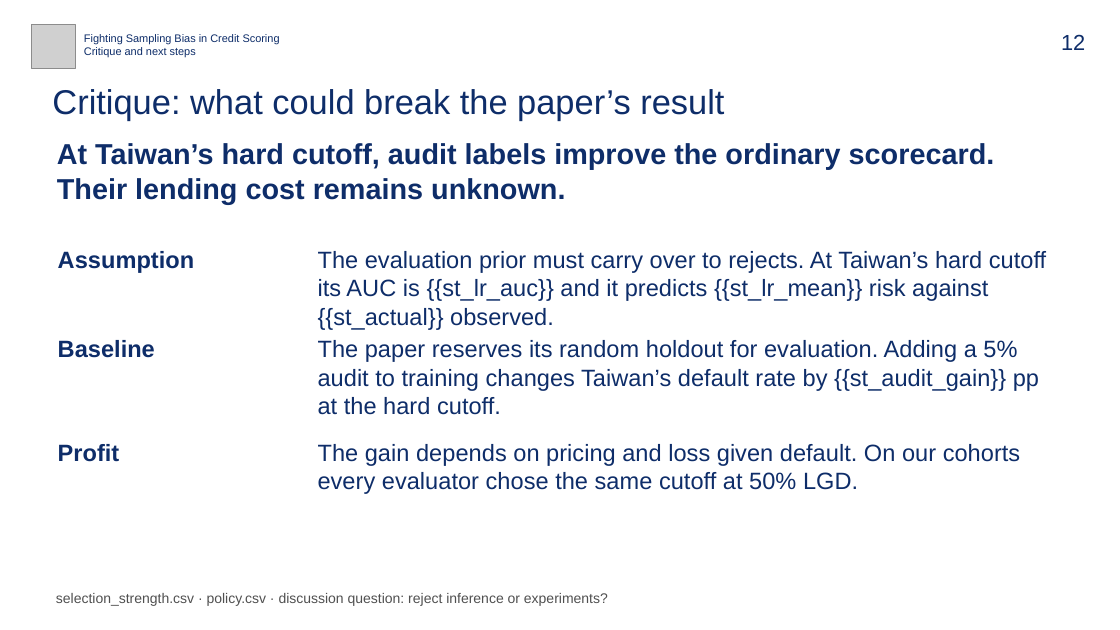
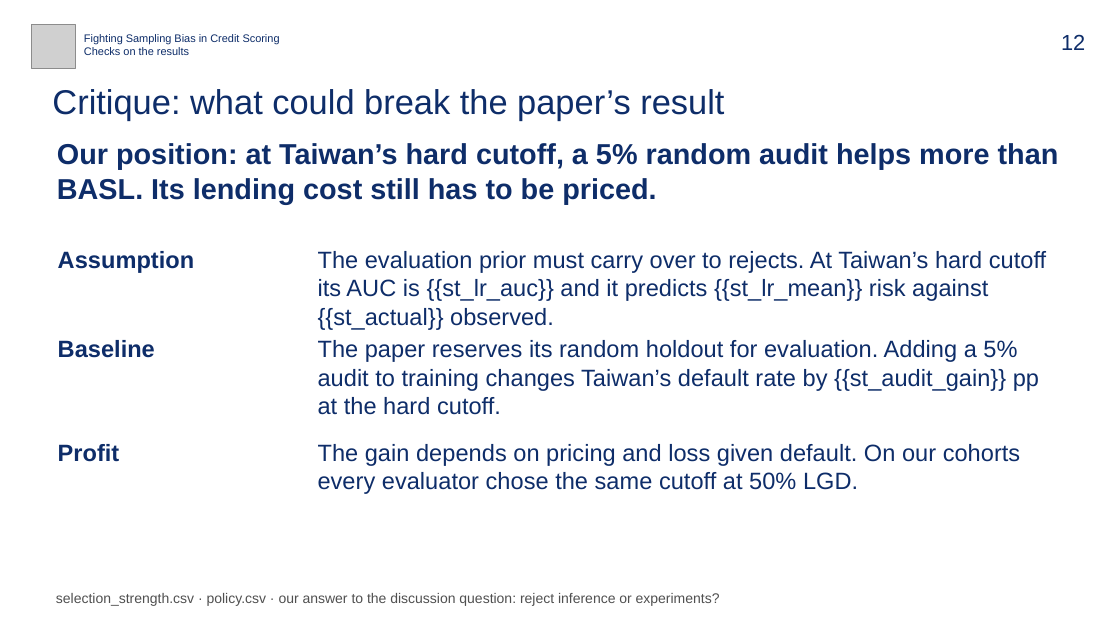
Before and after one commit to bigpurota/paper11, a slide deck: slide 12 of slides/talk-template.pptx. Drawn at 1120x630 pixels with LibreOffice and Linux fonts; fonts in the diff are those of the drawing; grey boxes stand for pictures. Boxes give left, top, right and bottom in pixels: in the first picture for what was removed or moved away, otherwise in the second. Text is boxed around its words. In the diff, an @@ line names an element or a change of style, - is before the commit and + after.

```diff
--- a/slides/talk-template.pptx
+++ b/slides/talk-template.pptx
@@ text at [84, 47, 189, 55]: text changed @@
-Critique and next steps
+Checks on the results
@@ text at [57, 143, 1059, 204]: text changed @@
-At Taiwan’s hard cutoff, audit labels improve the ordinary scorecard. Their lending cost remains unknown.
+Our position: at Taiwan’s hard cutoff, a 5% random audit helps more than BASL. Its lending cost still has to be priced.
@@ text at [56, 593, 720, 606]: text changed @@
-selection_strength.csv · policy.csv · discussion question: reject inference or experiments?
+selection_strength.csv · policy.csv · our answer to the discussion question: reject inference or experiments?
```
Also in this commit, not shown: 6 other slides changed, 23 other files.
